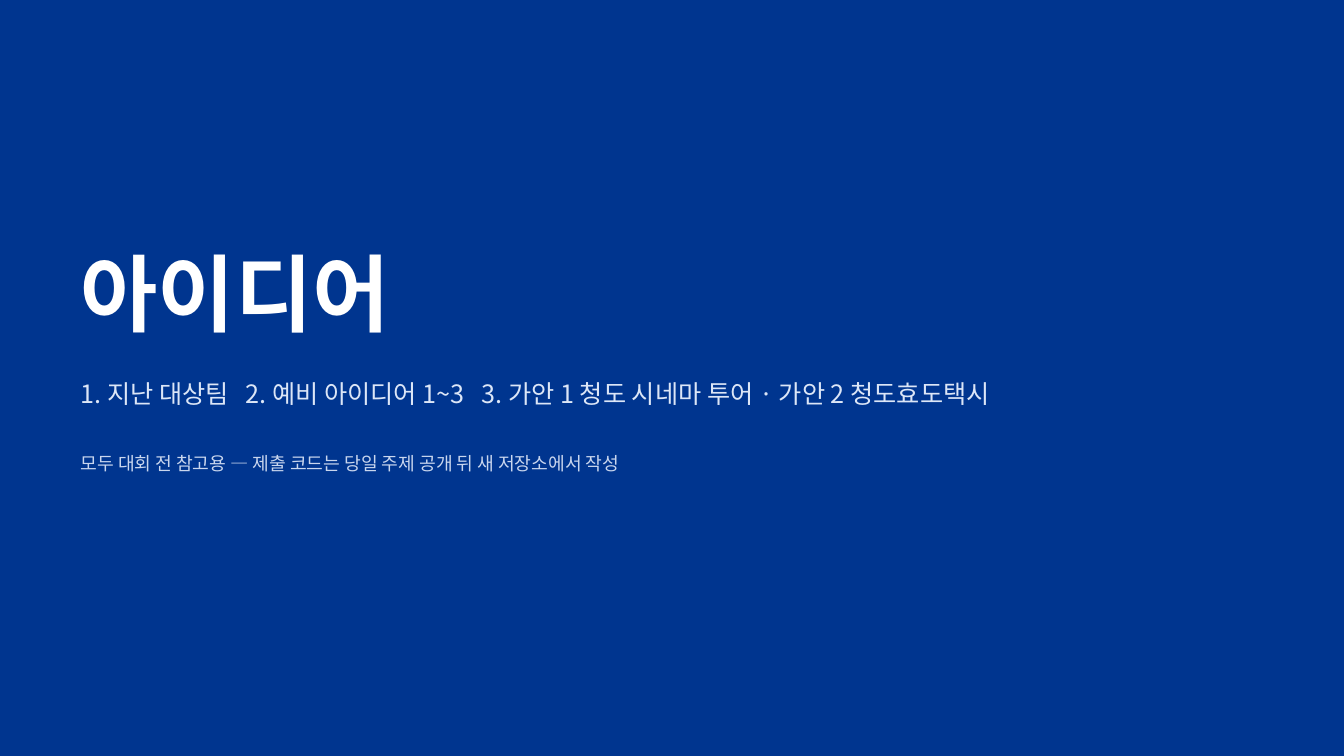
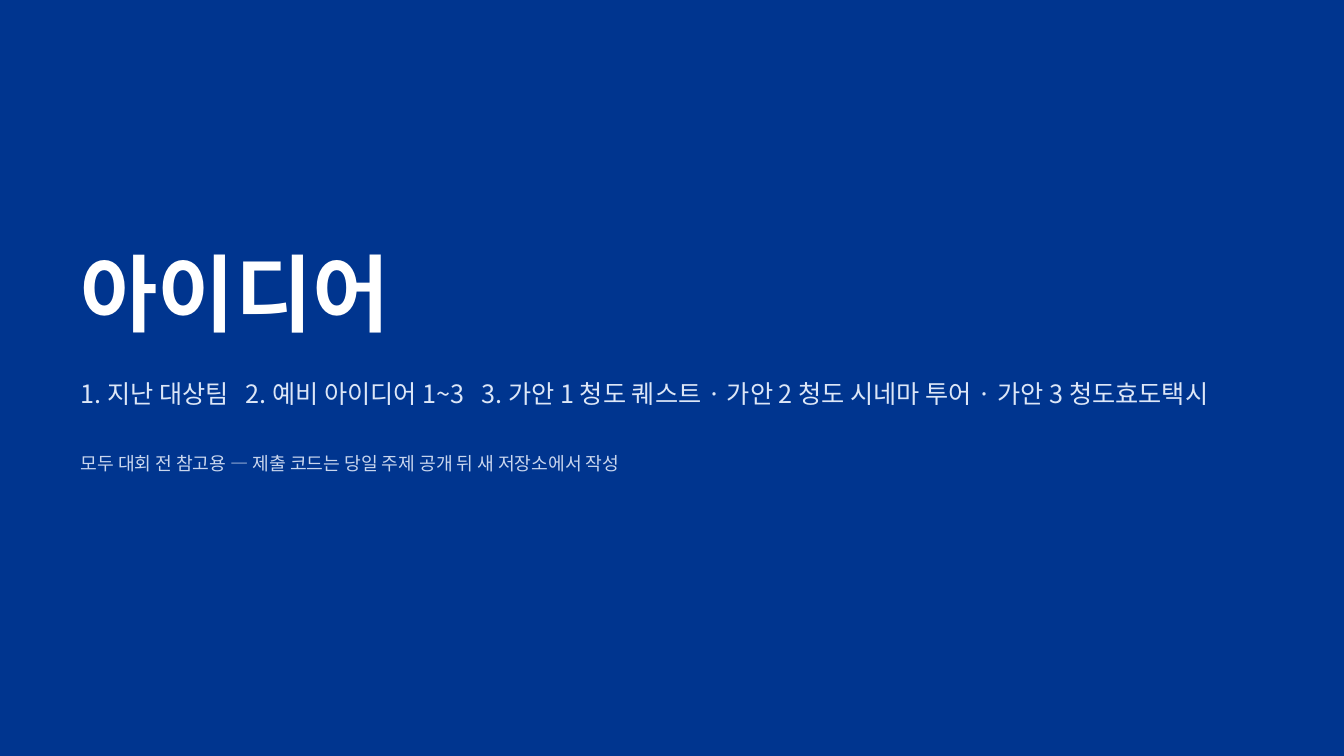
Before and after one commit to fordgril307-wq/Cheongdo_Hackathon, a slide deck: slide 28 of docs/team-brief/청도해커톤_팀브리프.pptx. Drawn at 1344x756 pixels with LibreOffice and Linux fonts; fonts in the diff are those of the drawing. Boxes give left, top, right and bottom in pixels: in the first picture for what was removed or moved away, otherwise in the second. Text is boxed around its words. In the diff, an @@ line names an element or a change of style, - is before the commit and + after.

```diff
--- a/docs/team-brief/청도해커톤_팀브리프.pptx
+++ b/docs/team-brief/청도해커톤_팀브리프.pptx
@@ text at (x1=81, y1=382, x2=1208, y2=405): text changed @@
-1. 지난 대상팀 2. 예비 아이디어 1~3 3. 가안 1 청도 시네마 투어 · 가안 2 청도효도택시
+1. 지난 대상팀 2. 예비 아이디어 1~3 3. 가안 1 청도 퀘스트 · 가안 2 청도 시네마 투어 · 가안 3 청도효도택시
```
Also in this commit, not shown: 20 other slides changed, 4 slides added, 3 other files.
